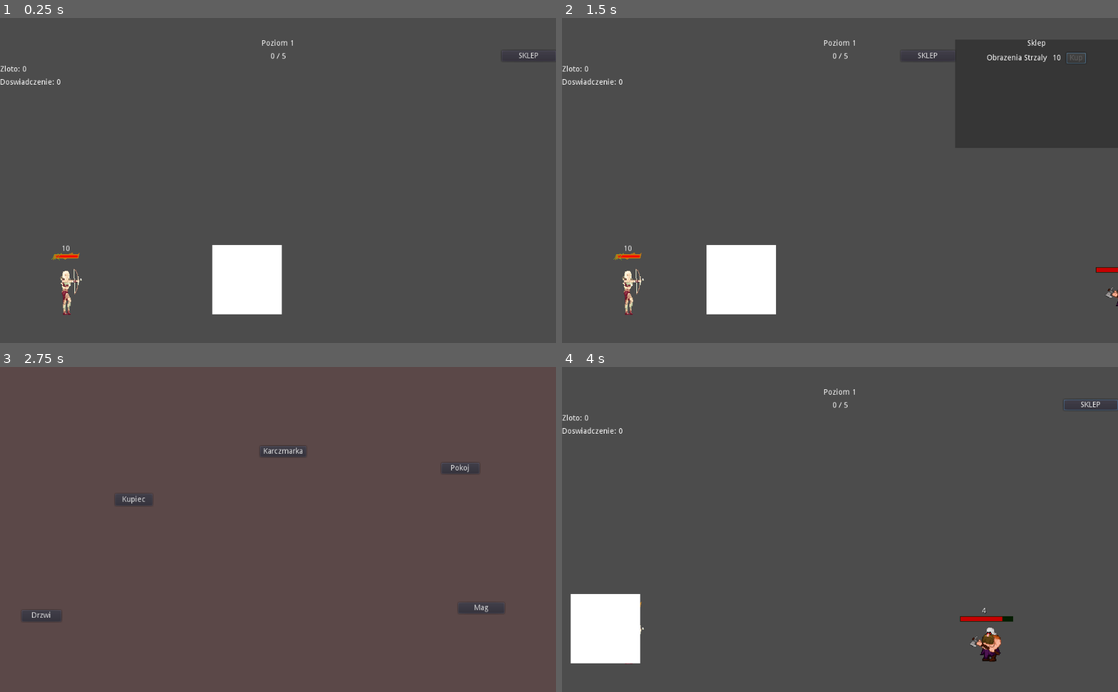
Above: before the commit, frames 1-4 (two rows, left to right).
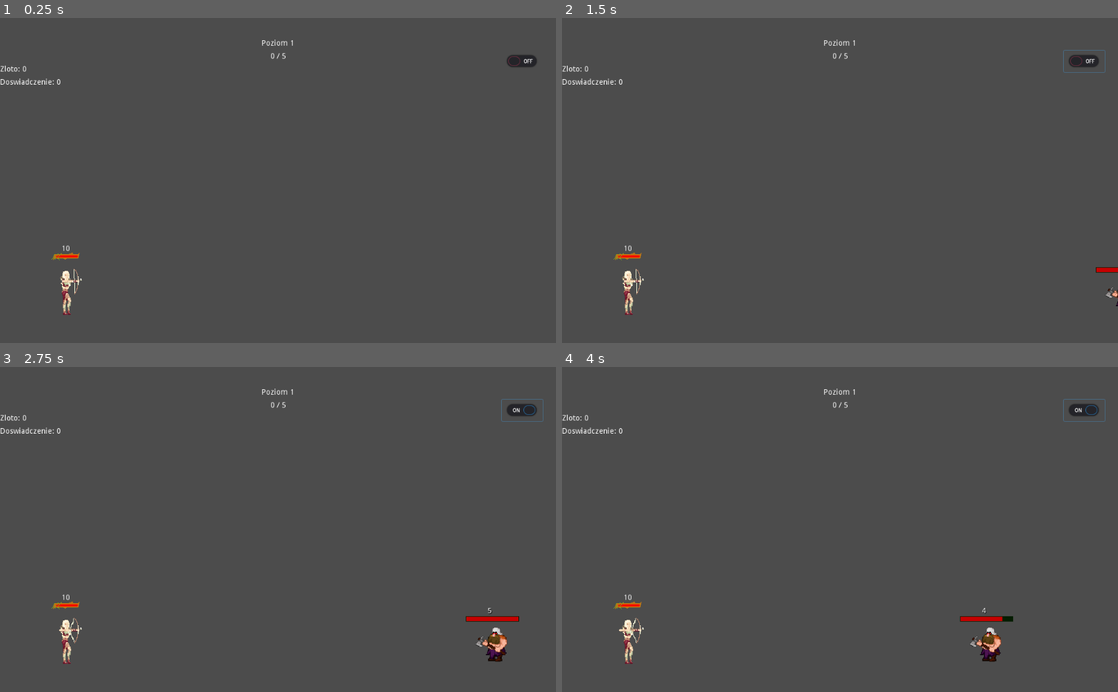
Above: after the commit, the same moments.

Repository: Flying-Octopus-Team/Asterielle
Game: Godot game, scene res://Scenes/World.tscn
Two runs of this game, one before a commit and one after it. Both use one fixed random seed, a clock stepped at 60 frames per second and the inputs below.
Inputs (mouse positions are in pixels of both pictures, inside the frame that each line leads up to):
- Up to frame 1 (0.25 s): no input
- Up to frame 2 (1.5 s): click (1090, 57) at 0.5 s, where only the run before the commit has a clickable "SKLEP"; click (1084, 60) at 1.27 s
- Up to frame 3 (2.75 s): click (522, 409) at 2.02 s
- Up to frame 4 (4 s): click (600, 617) at 2.75 s, where only the run before the commit has a clickable "Drzwi"; click (928, 406) at 3.5 s, where only the run before the commit has a clickable "SKLEP"

The runs differ from the first frame. In frame 1, 2.8% of the frame differs, in the area x 38-100%, y 10-92%; in frame 2, 3.0%, in the area x 26-98%, y 6-92%; in frame 3, 1.5%; in frame 4, 2.9%.

Commit message:
Entering tavern when want

Diff:
--- /dev/null
+++ b/Scenes/UNNEADED_ShopPanel.tscn
@@ -0,0 +1,43 @@
+[gd_scene load_steps=3 format=2]
+
+[ext_resource path="res://Scenes/Item.tscn" type="PackedScene" id=1]
+[ext_resource path="res://Scripts/Item.gd" type="Script" id=2]
+
+[node name="ShopPanel" type="MarginContainer"]
+anchor_right = 1.0
+anchor_bottom = 1.0
+margin_top = 40.0
+margin_right = 300.0
+margin_bottom = 240.0
+
+[node name="ColorRect" type="ColorRect" parent="."]
+margin_right = 300.0
+margin_bottom = 200.0
+color = Color( 0, 0, 0, 0.286275 )
+
+[node name="VBoxContainer" type="VBoxContainer" parent="."]
+margin_right = 300.0
+margin_bottom = 200.0
+custom_constants/separation = 10
+
+[node name="ShopLabel" type="Label" parent="VBoxContainer"]
+margin_right = 300.0
+margin_bottom = 14.0
+text = "Sklep"
+align = 1
+
+[node name="Items" type="VBoxContainer" parent="VBoxContainer"]
+margin_top = 24.0
+margin_right = 300.0
+margin_bottom = 44.0
+
+[node name="ArrowDmgItem" type="HBoxContainer" parent="VBoxContainer/Items" instance=ExtResource( 1 )]
+margin_right = 300.0
+margin_bottom = 20.0
+grow_horizontal = 0
+custom_constants/separation = 10
+alignment = 1
+script = ExtResource( 2 )
+item_name = "Obrazenia Strzaly"
+price = 10.0
+price_mod = 0.2
--- a/Scenes/World.tscn
+++ b/Scenes/World.tscn
@@ -1,14 +1,11 @@
-[gd_scene load_steps=11 format=2]
+[gd_scene load_steps=8 format=2]
 
 [ext_resource path="res://Scripts/World.gd" type="Script" id=1]
 [ext_resource path="res://Scripts/GameData.gd" type="Script" id=2]
 [ext_resource path="res://Scripts/LevelManager.gd" type="Script" id=3]
 [ext_resource path="res://Scenes/Elf.tscn" type="PackedScene" id=4]
 [ext_resource path="res://Scenes/DwarvesSpawner.tscn" type="PackedScene" id=5]
-[ext_resource path="res://Scenes/Tavern.tscn" type="PackedScene" id=6]
-[ext_resource path="res://Scripts/Shop.gd" type="Script" id=7]
-[ext_resource path="res://Scenes/Item.tscn" type="PackedScene" id=8]
-[ext_resource path="res://Scenes/TavernScreen.tscn" type="PackedScene" id=9]
+[ext_resource path="res://Scenes/TavernScreen.tscn" type="PackedScene" id=6]
 
 [sub_resource type="RectangleShape2D" id=1]
 extents = Vector2( 537.558, 30.0002 )
@@ -31,9 +28,6 @@
 [node name="DwarvesSpawner" parent="." instance=ExtResource( 5 )]
 position = Vector2( 1081.97, 544.587 )
 
-[node name="Tavern" parent="." instance=ExtResource( 6 )]
-position = Vector2( 479.779, 547.369 )
-
 [node name="Ground" type="Area2D" parent="."]
 editor/display_folded = true
 position = Vector2( 569.18, 577.345 )
@@ -47,7 +41,6 @@
 shape = SubResource( 1 )
 
 [node name="UI" type="Control" parent="."]
-editor/display_folded = true
 anchor_right = 1.0
 anchor_bottom = 1.0
 
@@ -103,59 +96,20 @@
 margin_bottom = 14.0
 text = "Doswiadczenie: 100"
 
-[node name="Shop" type="Control" parent="UI"]
-anchor_right = 1.0
-anchor_bottom = 1.0
-margin_left = 1024.0
-margin_right = 1024.0
-script = ExtResource( 7 )
+[node name="TavernEnterBtn" type="CheckButton" parent="UI"]
+margin_left = 924.0
+margin_top = 60.0
+margin_right = 1000.0
+margin_bottom = 100.0
 
-[node name="ShopOpenCloseBtn" type="Button" parent="UI/Shop"]
-anchor_top = 1.0
-anchor_right = 1.0
-anchor_bottom = 1.0
-margin_left = -100.0
-margin_top = 60.0
-margin_bottom = 40.0
-mouse_default_cursor_shape = 2
-text = "SKLEP"
+[node name="TavernScreen" parent="." instance=ExtResource( 6 )]
 
-[node name="ShopPanel" type="MarginContainer" parent="UI/Shop"]
-anchor_right = 1.0
-anchor_bottom = 1.0
-margin_top = 40.0
-margin_right = 300.0
-margin_bottom = 240.0
+[node name="Control" parent="TavernScreen" index="0"]
+visible = false
 
-[node name="ColorRect" type="ColorRect" parent="UI/Shop/ShopPanel"]
-margin_right = 300.0
-margin_bottom = 200.0
-color = Color( 0, 0, 0, 0.286275 )
-
-[node name="VBoxContainer" type="VBoxContainer" parent="UI/Shop/ShopPanel"]
-margin_right = 300.0
-margin_bottom = 200.0
-custom_constants/separation = 10
-
-[node name="ShopLabel" type="Label" parent="UI/Shop/ShopPanel/VBoxContainer"]
-margin_right = 300.0
-margin_bottom = 14.0
-text = "Sklep"
-align = 1
-
-[node name="Items" type="VBoxContainer" parent="UI/Shop/ShopPanel/VBoxContainer"]
-margin_top = 24.0
-margin_right = 300.0
-margin_bottom = 44.0
-
-[node name="ArrowDmgItem" parent="UI/Shop/ShopPanel/VBoxContainer/Items" instance=ExtResource( 8 )]
-margin_right = 300.0
-item_name = "Obrazenia Strzaly"
-price = 10.0
-
-[node name="TavernScreen" parent="." instance=ExtResource( 9 )]
-editor/display_folded = true
-[connection signal="pressed" from="UI/Shop/ShopOpenCloseBtn" to="UI/Shop" method="_on_ShopOpenCloseBtn_pressed"]
-[connection signal="bought" from="UI/Shop/ShopPanel/VBoxContainer/Items/ArrowDmgItem" to="UI/Shop" method="_on_ArrowDmgItem_bought"]
+[node name="ColorRect" parent="TavernScreen/Control" index="0"]
+visible = false
+color = Color( 0.360784, 0.286275, 0.286275, 1 )
+[connection signal="toggled" from="UI/TavernEnterBtn" to="LevelManager" method="_on_TavernEnterBtn_toggled"]
 
 [editable path="TavernScreen"]
--- a/Scripts/DwarvesSpawner.gd
+++ b/Scripts/DwarvesSpawner.gd
@@ -1,17 +1,19 @@
 extends Node2D
-
-var Dwarf = load("res://Scenes/Dwarf.tscn")
-var Boss = load("res://Scenes/Boss.tscn")
 
 export(float) var dwarf_max_hp : float = 10.0
 export(float) var dwarf_damage : float = 1.0
 export(float) var boss_max_hp : float = 40.0
 export(float) var boss_damage : float = 3.0
 
+var Dwarf = load("res://Scenes/Dwarf.tscn")
+var Boss = load("res://Scenes/Boss.tscn")
+var Tavern = load("res://Scenes/Tavern.tscn")
+
 onready var base_dwarf_hp = dwarf_max_hp
 onready var base_dwarf_damage = dwarf_damage
 
-onready var level_manager = get_parent().get_node("LevelManager")
+onready var world = get_parent()
+onready var level_manager = world.get_node("LevelManager")
 
 func _on_FirstDwarfTimer_timeout():
 	spawn_dwarf()
@@ -23,9 +25,14 @@
 	var boss = create_dwarf(Boss, boss_damage, boss_max_hp, "on_Boss_died")
 	boss.connect("boss_kill_timeout", level_manager, "on_Boss_kill_timeout")
 
+func spawn_tavern():
+	var tavern = Tavern.instance()
+	world.call_deferred("add_child", tavern)
+	tavern.global_position = global_position
+
 func create_dwarf(DwarfScene, damage:float, hp:float, on_died_func:String):
 	var dwarf = DwarfScene.instance()
-	get_parent().call_deferred("add_child", dwarf)
+	world.call_deferred("add_child", dwarf)
 	dwarf.global_position = global_position
 	dwarf.damage = damage
 	dwarf.set_hp(hp)
--- a/Scripts/LevelManager.gd
+++ b/Scripts/LevelManager.gd
@@ -7,17 +7,20 @@
 
 export(int) var dwarves_per_level : int = 5
 
-var current_level : int  = 1
+var current_level : int = 1
 
 var killed_dwarves : int = 0
 
 onready var dwarves_spawner = get_parent().get_node("DwarvesSpawner")
 onready var game_data = get_parent().get_node("GameData")
+onready var tavern_enter_btn = get_parent().find_node("TavernEnterBtn")
 
 var game_over_screen = load("res://Scenes/GameOverScreen.tscn")
 
 var level_label
 var killed_dwarves_label
+
+var want_enter_tavern : bool = false
 
 func _ready():
 	var ui = get_parent().get_node("UI")
@@ -45,6 +48,19 @@
 
 	emit_signal("dwarf_died")
 
+	if want_enter_tavern:
+		dwarves_spawner.spawn_tavern()
+	else:
+		spawn_next_dwarf()
+
+	set_killed_dwarves_label()
+
+func _on_Tavern_exited():
+	want_enter_tavern = false
+	tavern_enter_btn.pressed = false
+	spawn_next_dwarf()
+
+func spawn_next_dwarf():
 	if killed_dwarves >= dwarves_per_level:
 		if current_level % 10 == 0:
 			dwarves_spawner.spawn_boss()
@@ -53,8 +69,6 @@
 			dwarves_spawner.spawn_dwarf()
 	else:
 		dwarves_spawner.spawn_dwarf()
-
-	set_killed_dwarves_label()
 
 func on_Boss_died():
 	emit_signal("boss_died")
@@ -84,3 +98,6 @@
 
 func set_level_label():
 	level_label.text = str("Poziom ", current_level)
+
+func _on_TavernEnterBtn_toggled(button_pressed):
+	want_enter_tavern = button_pressed
--- a/Scripts/Tavern.gd
+++ b/Scripts/Tavern.gd
@@ -12,5 +12,5 @@
 
 func _on_Tavern_area_entered(area):
 	# Because of collision masks area is Elf
-	#get_tree().call_deferred("change_scene", "res://Scenes/TavernScreen.tscn")
 	tavern_screen.enter_tavern()
+	queue_free()
--- a/Scripts/TavernScreen.gd
+++ b/Scripts/TavernScreen.gd
@@ -3,11 +3,16 @@
 signal tavern_entered
 signal tavern_exited
 
+onready var world = get_parent()
 onready var control = $Control
 
 func _ready():
-	control.visible = false
-	pass
+	connect("tavern_exited", world.find_node("LevelManager"), "_on_Tavern_exited")
+
+func connect_node(node_name):
+	var node = world.find_node(node_name)
+	connect("tavern_entered", node, "_on_Tavern_entered")
+	connect("tavern_exited", node, "_on_Tavern_exited")
 
 func enter_tavern():
 	control.visible = true
--- a/project.godot
+++ b/project.godot
@@ -41,6 +41,11 @@
 2d_physics/layer_6="ground"
 2d_physics/layer_7="tavern"
 
+[network]
+
+limits/debugger_stdout/max_messages_per_frame=60
+limits/debugger_stdout/max_errors_per_frame=60
+
 [rendering]
 
 environment/default_environment="res://default_env.tres"
